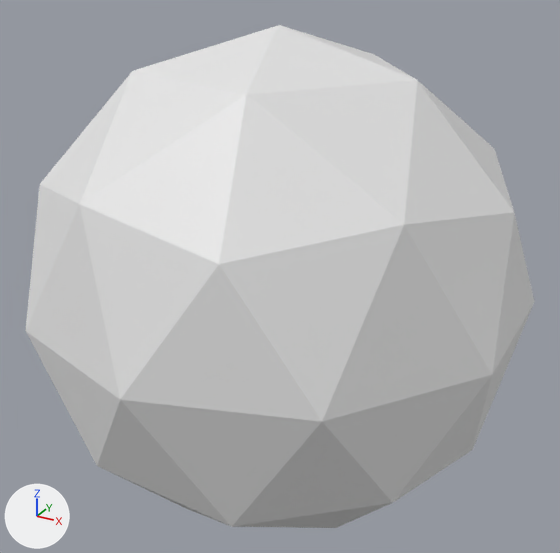
What one commit did to the OBJ model game/assets/models/fire_orb.obj.
One viewpoint serves both versions: a camera (50 mm lens) standing at (3.4, -6.17, 5.58) and looking at (0.0, 0.02, 2.49). Lighting does not change. The marker at lower left points along +X, +Y and +Z. Where no turn or scale is listed for an object, it has been applied to the vertices.

Names of what the first picture shows: 'fire'.
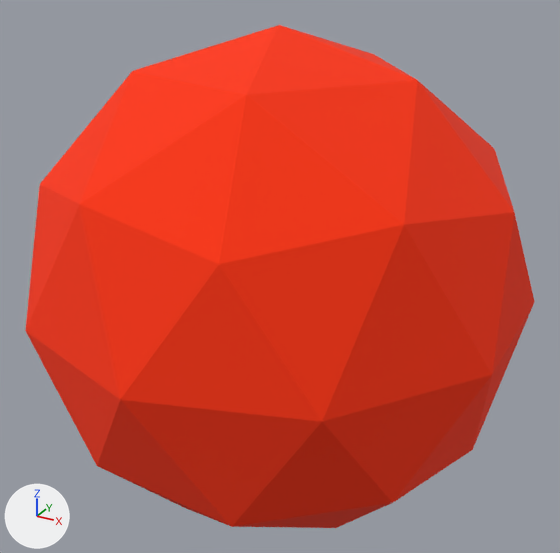
Commit message: lich orb

Changed parts and their boxes [x1, y1, x2, y2] in the pictures (560 x 553 px):
```json
{"object": "fire", "change": "recoloured", "before": [25, 25, 534, 528], "after": [25, 25, 534, 528], "on screen": "white to red"}
```

Scene script edits in JSON lines:
```json
{"op": "add", "block": "img_orb_fire_png", "code": ["img_orb_fire_png = load_image('orb_fire.png', '../textures/orb_fire.png', 80, 80, 'sRGB')"]}
{"op": "add", "block": "mat_lambert2sg", "code": ["mat_lambert2sg = principled_material('lambert2SG')", "mat_lambert2sg.texture = img_orb_fire_png", "mat_lambert2sg.roughness = 1.0"]}
{"block": "me_fire", "where": "me_fire.from_pydata(...)  # 42 vertices, 80 faces; spans x -2.32..2.32, y -2.44..2.44, z 0.0..4.87"}
{"op": "add", "block": "me_fire", "code": "me_fire.materials.append(mat_lambert2sg)  # picture img_orb_fire_png"}
```
